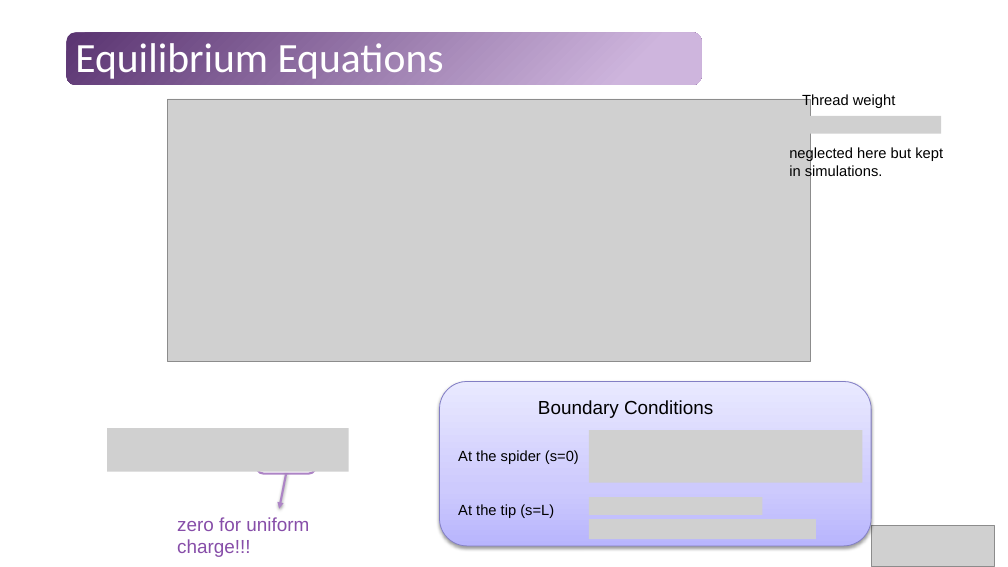
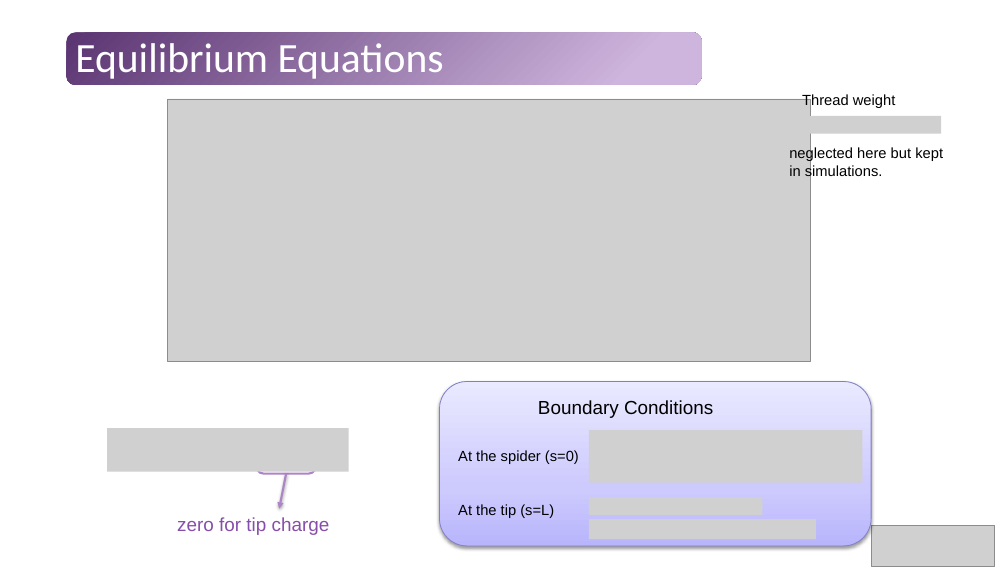
Before and after one commit to Tavi681/PoliPhysics, a slide deck: slide 12 of Tema 1/paper/Tema1.pptx. Drawn at 1008x567 pixels with LibreOffice and Linux fonts; fonts in the diff are those of the drawing; grey boxes stand for pictures. Boxes give left, top, right and bottom in pixels: in the first picture for what was removed or moved away, otherwise in the second. Text is boxed around its words. In the diff, an @@ line names an element or a change of style, - is before the commit and + after.

```diff
--- a/Tema 1/paper/Tema1.pptx
+++ b/Tema 1/paper/Tema1.pptx
@@ text at bbox=[177, 517, 330, 535]: text changed @@
-zero for uniform charge!!!
+zero for tip charge
```
Also in this commit, not shown: 1 other slide changed, 3 slides added.
